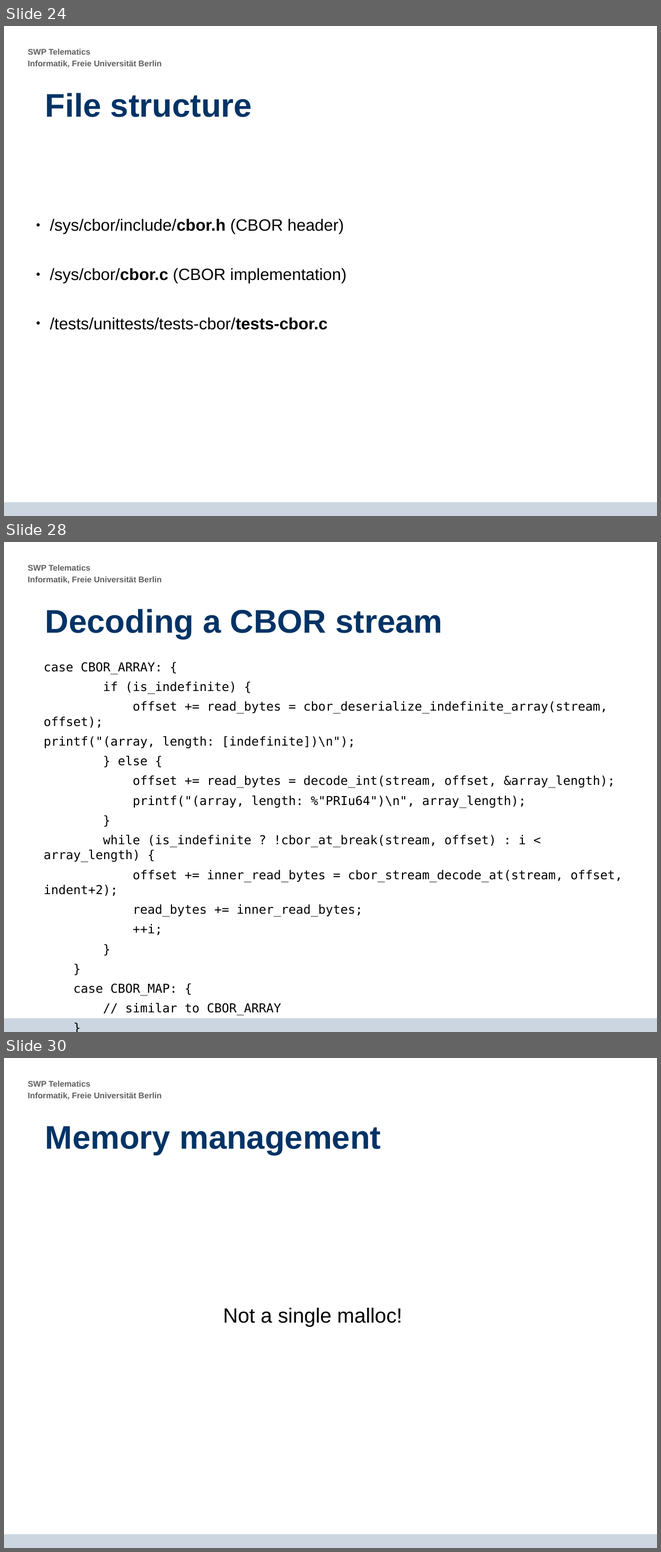
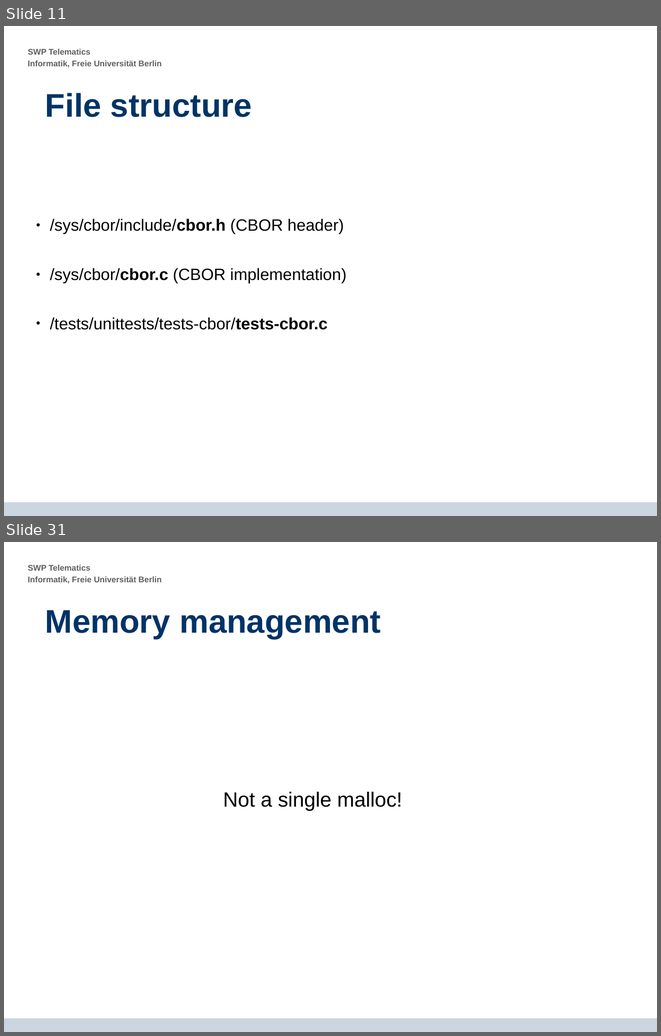
Before and after one commit to krf/cbor-for-riot, a slide deck: CBOR-Presentation_2014-07-15_final_presentation_v4.odp. Shown one above the other, each under a label of ours: slides 24, 28 and 30 before the commit, slides 11 and 31 after it; the slides between them are not shown. The pictures are 661x1552 and 661x1036 pixels, drawn with LibreOffice and Linux fonts; fonts in the diff are those of the drawing; background and template pictures are left out. Boxes give left, top, right and bottom in pixels: in the first picture for what was removed or moved away, otherwise in the second. Text is boxed around its words. In the diff, an @@ line names an element or a change of style, - is before the commit and + after.

Commit message:
added tests for cbor_stream_decode and multiple encode functions

```diff
--- a/CBOR-Presentation_2014-07-15_final_presentation_v4.odp
+++ b/CBOR-Presentation_2014-07-15_final_presentation_v4.odp
@@ slide 28 removed at [4, 542, 657, 1032], background #FFFFFF; not listed: 2 template elements that a slide beside it also shows @@
@@ title removed at [45, 609, 442, 639] @@
-Decoding a CBOR stream
@@ text removed at [44, 662, 623, 1015] @@
-  case CBOR_ARRAY: {
-if (is_indefinite) {
-offset += read_bytes = cbor_deserialize_indefinite_array(stream, offset);
-  printf("(array, length: [indefinite])\n");
-} else {
-offset += read_bytes = decode_int(stream, offset, &array_length);
-printf("(array, length: %"PRIu64")\n", array_length);
-}
-while (is_indefinite ? !cbor_at_break(stream, offset) : i < array_length) {
-offset += inner_read_bytes = cbor_stream_decode_at(stream, offset, indent+2);
-read_bytes += inner_read_bytes;
-++i;
-}
-}
-case CBOR_MAP: {
-// similar to CBOR_ARRAY
-}
@@ what was slide 24 is now slide 11 @@
@@ what was slide 30 is now slide 31 @@
```
Also in this commit, not shown: 9 slides changed, 2 slides added.
